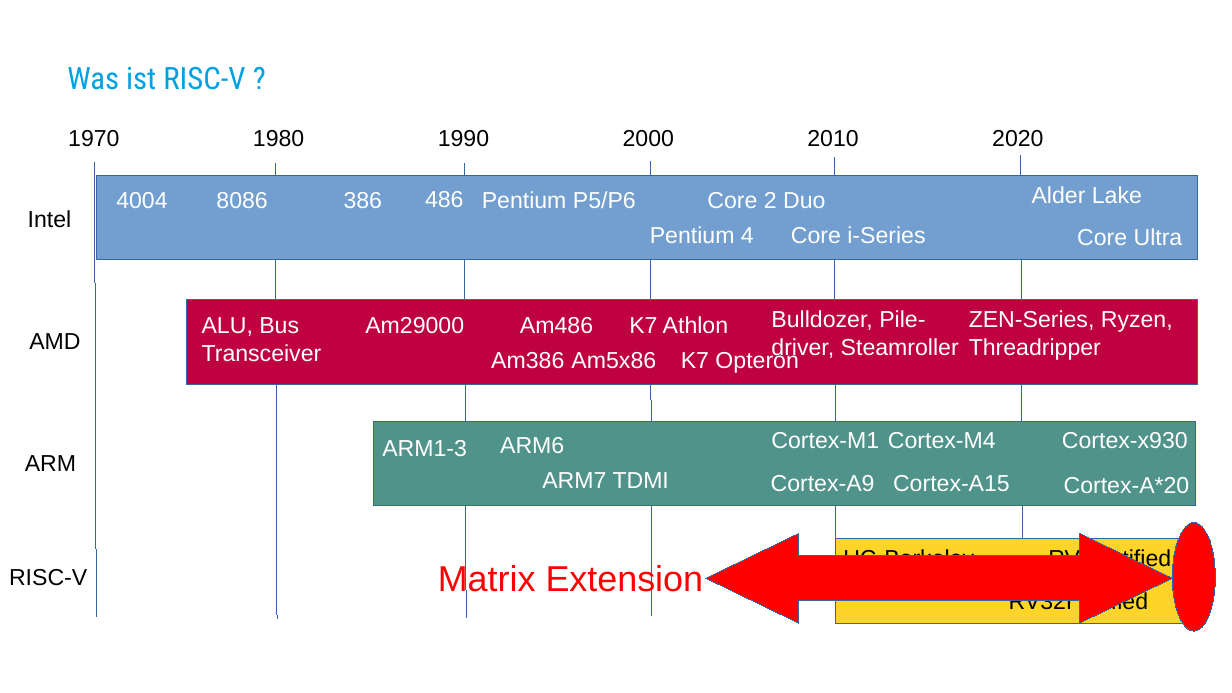
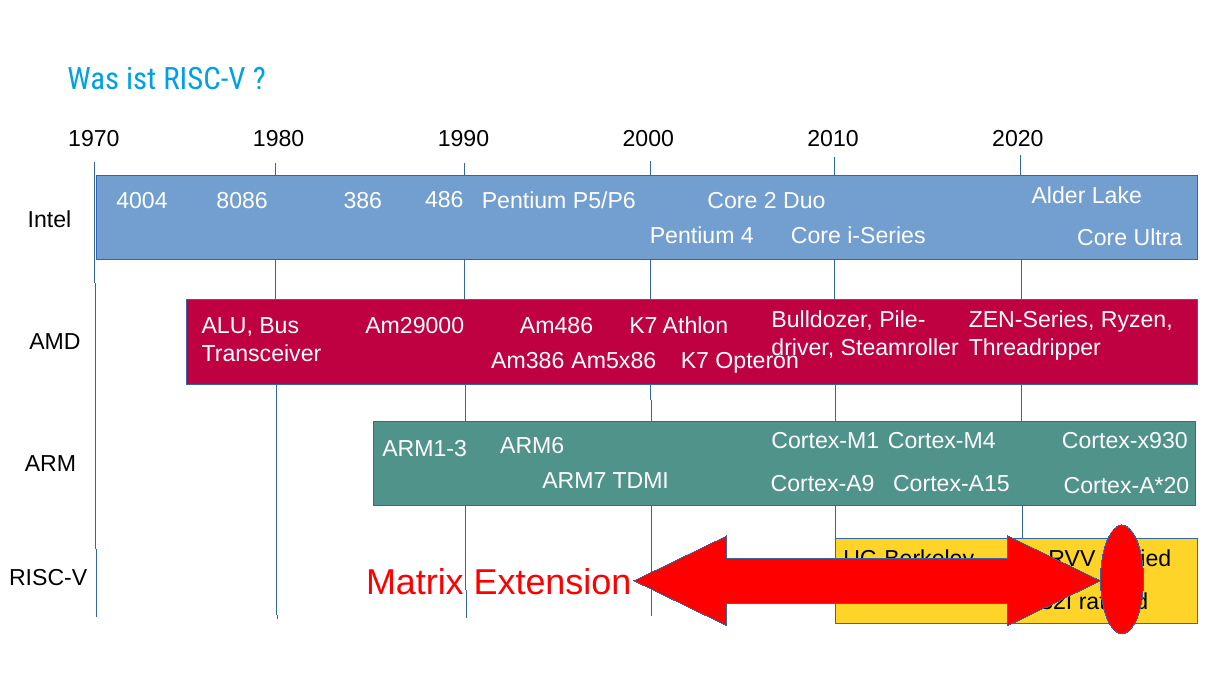
Before and after one commit to WolfgangBischoffTHAB/Bacherlorarbeit_Presentation, a slide deck: slide 5 of MatrixMultiplicationNEORV32.odp. Drawn at 1232x693 pixels with LibreOffice and Linux fonts; fonts in the diff are those of the drawing; background and template pictures are left out. Boxes give left, top, right and bottom in pixels: in the first picture for what was removed or moved away, otherwise in the second. Text is boxed around its words. In the diff, an @@ line names an element or a change of style, - is before the commit and + after.

```diff
--- a/MatrixMultiplicationNEORV32.odp
+++ b/MatrixMultiplicationNEORV32.odp
@@ 1 text, 1 ellipse, 1 left right arrow moved together from (x1=438, y1=522, x2=1216, y2=631) to (x1=366, y1=525, x2=1144, y2=634) @@
```
Also in this commit, not shown: 2 other slides changed, 1 slide added, 10 other files.
